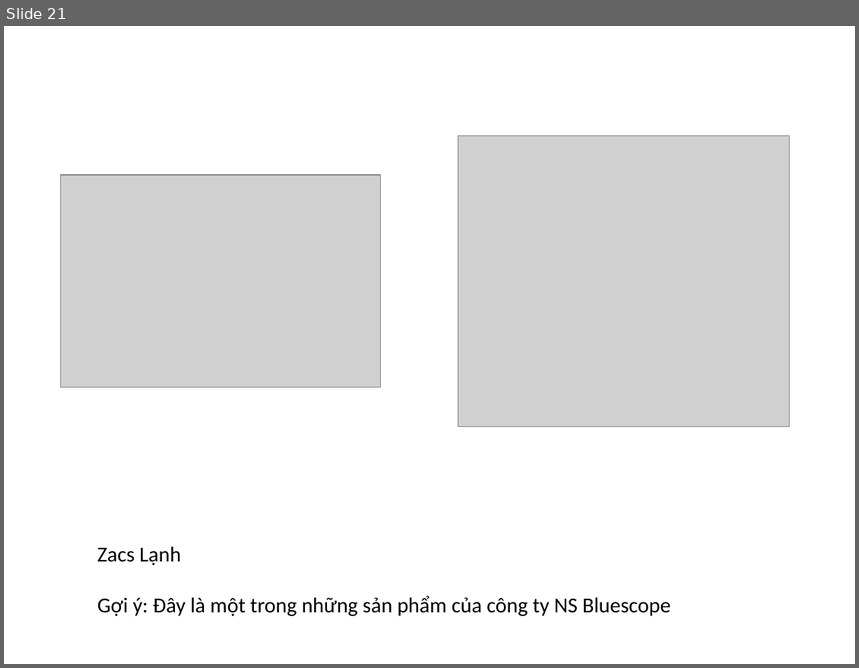
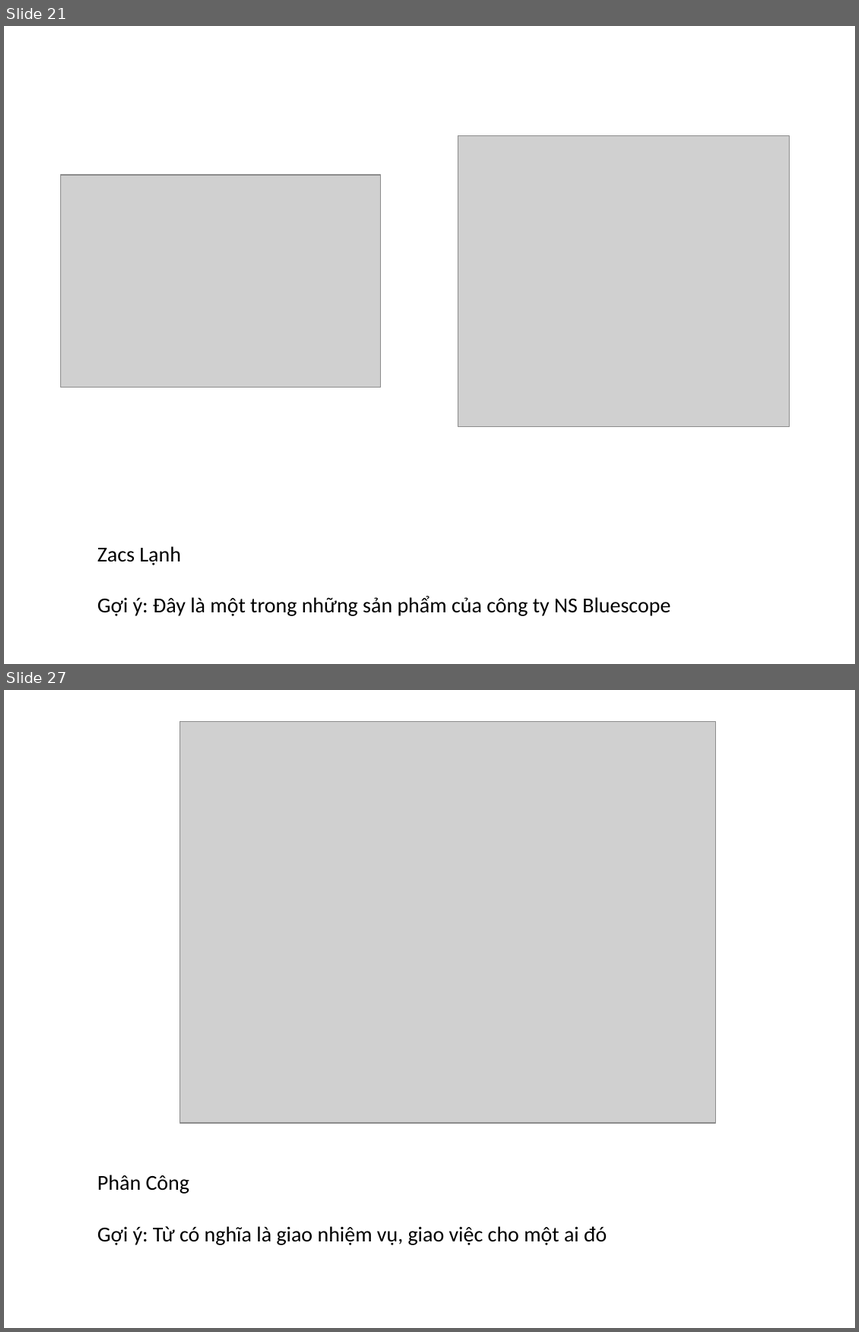
Before and after one commit to takazamy/game-turn-card, a slide deck: Requirement/Data.pptx. Shown one above the other, each under a label of ours: slide 21 before the commit, slides 21 and 27 after it; the slides between them are not shown. The pictures are 859x668 and 859x1332 pixels, drawn with LibreOffice and Linux fonts; fonts in the diff are those of the drawing; grey boxes stand for pictures. Boxes give left, top, right and bottom in pixels: in the first picture for what was removed or moved away, otherwise in the second. Text is boxed around its words. In the diff, an @@ line names an element or a change of style, - is before the commit and + after.

```diff
--- a/Requirement/Data.pptx
+++ b/Requirement/Data.pptx
@@ slide 27 added at (x1=4, y1=690, x2=855, y2=1328), background #FFFFFF @@
@@ picture added at (x1=180, y1=721, x2=715, y2=1123) @@
@@ text added at (x1=97, y1=1175, x2=607, y2=1246), 18 pt, text #000000 @@
+Phân Công
+Gợi ý: Từ có nghĩa là giao nhiệm vụ, giao việc cho một ai đó
```
Also in this commit, not shown: 1 slide changed, 7 other slides added.
